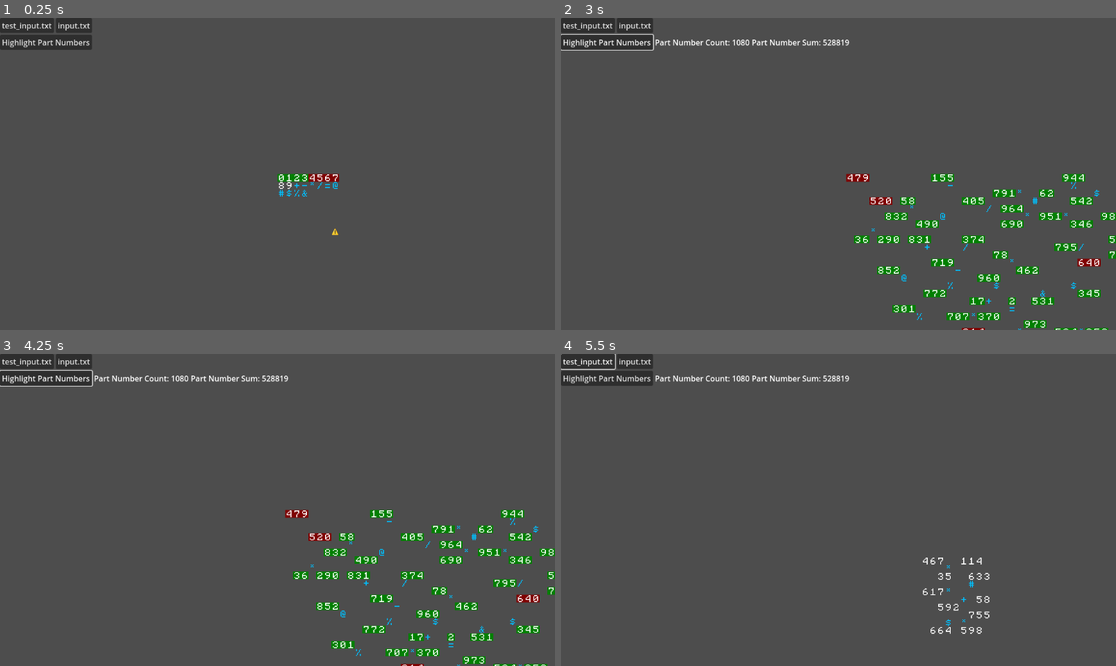
Above: before the commit, frames 1-4 (two rows, left to right).
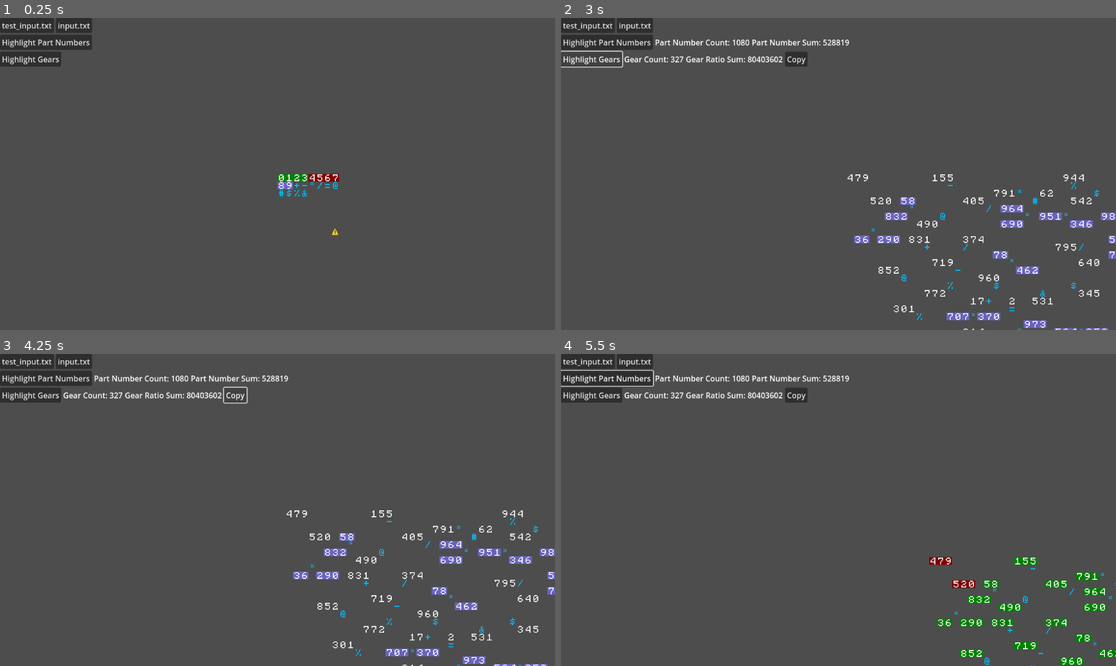
Above: after the commit, the same moments.

Repository: andrejp88/advent-of-code-2023
Game: Godot game, scene res://src/day_3/day_3_part_1.tscn
Two runs of this game, one before a commit and one after it. Both use one fixed random seed, a clock stepped at 60 frames per second and the inputs below. The project has no main scene, so this scene is started directly.
Inputs (mouse positions are in pixels of both pictures, inside the frame that each line leads up to):
- Up to frame 1 (0.25 s): no input
- Up to frame 2 (3 s): click "test_input.txt" at 0.5 s; click "input.txt" at 1.25 s; click "Highlight Part Numbers" at 2 s; click (594, 58) at 2.75 s, where only the run after the commit has a clickable "Highlight Gears"
- Up to frame 3 (4.25 s): click (233, 394) at 3.5 s, where only the run after the commit has a clickable "Copy"
- Up to frame 4 (5.5 s): tap Enter at 4.25 s; move the mouse to (960, 494) at 4.27 s; hold Up (ui_up) 4.28-5 s; hold Shift 4.28-5 s; click (960, 494) at 4.42 s; tap Space at 5 s; drag from (727, 525) to (810, 572) at 5.02 s

The runs differ from the first frame. In frame 1, 0.5% of the frame differs, in the area x 0-53%, y 10-56%; in frame 2, 3.9%; in frame 3, 4.1%, in the area x 0-100%, y 5-100%; in frame 4, 3.3%.

Commit message:
Day 3, Part 2

Diff:
--- a/src/day_3/day_3_part_1.gd
+++ b/src/day_3/day_3_part_1.gd
@@ -57,6 +57,10 @@
 		return -100000
 
 
+func clear_highlights() -> void:
+	tilemap.clear_layer(0)
+
+
 func highlight_all_numbers() -> void:
 	for tile_coords: Vector2i in tilemap.get_used_cells(1):
 		var tile_atlas_coords := tilemap.get_cell_atlas_coords(1, tile_coords)
@@ -75,6 +79,79 @@
 					flood_fill(neighbour, Vector2(4, 7), already_visited)
 
 
+func highlight_gears() -> Array:
+
+	var gears: Array = []
+
+	for tile_coords: Vector2i in tilemap.get_used_cells(1):
+
+		var tile_atlas_coords := tilemap.get_cell_atlas_coords(1, tile_coords)
+
+		if tile_atlas_coords == Vector2i(4, 1):
+			var already_visited := {tile_coords: true}
+			var neighbours := get_surrounding_cells_with_corners(tile_coords)
+			var numeric_neighbours: Array[Vector2i] = []
+			var distinct_part_neighbour_count := 0
+
+			for neighbour: Vector2i in neighbours:
+				var neighbour_atlas_coords := tilemap.get_cell_atlas_coords(1, neighbour)
+				if is_number_cell(neighbour_atlas_coords):
+					numeric_neighbours.push_back(neighbour)
+					var already_considered := false
+
+					for numeric_neighbour in numeric_neighbours:
+						if (
+							neighbour == numeric_neighbour + Vector2i(1, 0) or
+							neighbour == numeric_neighbour - Vector2i(1, 0)
+						):
+							already_considered = true
+
+					if not already_considered:
+						distinct_part_neighbour_count += 1
+
+			if distinct_part_neighbour_count == 2:
+				var this_gear: Array[int] = []
+				for neighbour: Vector2i in neighbours:
+					var neighbour_atlas_coords := tilemap.get_cell_atlas_coords(1, neighbour)
+					if not (neighbour in already_visited) and is_number_cell(neighbour_atlas_coords):
+						flood_fill(neighbour, Vector2(3, 7), already_visited)
+						this_gear.push_back(parse_part_number(neighbour))
+
+				gears.push_back(this_gear)
+
+	return gears
+
+
+func parse_part_number(tile_coords: Vector2i) -> int:
+	var part_number_start_x_offset := 0
+	while true:
+		var left_tile_coords := tile_coords + Vector2i(part_number_start_x_offset - 1, 0)
+		var left_tile_atlas_coords := tilemap.get_cell_atlas_coords(0, left_tile_coords)
+		if left_tile_atlas_coords == Vector2i(3, 7):
+			part_number_start_x_offset -= 1
+		else:
+			break
+
+	var part_number_start_coord := tile_coords + Vector2i(part_number_start_x_offset, 0)
+	var part_number_start_atlas_coord := tilemap.get_cell_atlas_coords(1, part_number_start_coord)
+	var this_number := get_digit(part_number_start_atlas_coord)
+	var i := 1
+
+	while true:
+		var next_tile_coords := part_number_start_coord + Vector2i(i, 0)
+		var next_tile_atlas_coords := tilemap.get_cell_atlas_coords(1, next_tile_coords)
+
+		if not is_number_cell(next_tile_atlas_coords):
+			break
+
+		this_number *= 10
+		this_number += get_digit(next_tile_atlas_coords)
+
+		i += 1
+
+	return this_number
+
+
 func get_part_numbers() -> Array[int]:
 	var part_numbers: Array[int] = []
 
@@ -87,9 +164,7 @@
 			# If it's the left-most number cell, parse the number, else we have already parsed it probably
 			var left_cell_coords := tile_coords - Vector2i(1, 0)
 			var left_cell_atlas_coords := tilemap.get_cell_atlas_coords(1, left_cell_coords)
-			var left_cell_data := tilemap.get_cell_tile_data(1, left_cell_coords)
-
-			#if left_cell_data == null or not is_number_cell(left_cell_coords):
+
 			if is_number_cell(left_cell_atlas_coords):
 				continue
 
@@ -189,14 +264,27 @@
 
 
 func _on_use_test_input_pressed() -> void:
+	$CanvasLayer/VBoxContainer/HBoxContainer2/NumPartNumbers.text = ""
+	$CanvasLayer/VBoxContainer/HBoxContainer2/PartNumberSum.text = ""
+	$CanvasLayer/VBoxContainer/HBoxContainer3/NumGears.text = ""
+	$CanvasLayer/VBoxContainer/HBoxContainer3/GearRatioSum.text = ""
+	$CanvasLayer/VBoxContainer/HBoxContainer3/CopyGearRatioSum.visible = false
+
 	repopulate_tilemap("res://src/day_3/test_input.txt")
 
 
 func _on_use_real_input_pressed() -> void:
+	$CanvasLayer/VBoxContainer/HBoxContainer2/NumPartNumbers.text = ""
+	$CanvasLayer/VBoxContainer/HBoxContainer2/PartNumberSum.text = ""
+	$CanvasLayer/VBoxContainer/HBoxContainer3/NumGears.text = ""
+	$CanvasLayer/VBoxContainer/HBoxContainer3/GearRatioSum.text = ""
+	$CanvasLayer/VBoxContainer/HBoxContainer3/CopyGearRatioSum.visible = false
+
 	repopulate_tilemap("res://src/day_3/input.txt")
 
 
 func _on_highlight_part_numbers_button_pressed() -> void:
+	clear_highlights()
 	highlight_all_numbers()
 	highlight_part_numbers()
 
@@ -205,3 +293,27 @@
 
 	var part_number_sum := part_numbers.reduce(func(acc: int, e: int) -> int: return acc + e) as int
 	$CanvasLayer/VBoxContainer/HBoxContainer2/PartNumberSum.text = "Part Number Sum: %d" % part_number_sum
+
+
+func _on_highlight_gears_pressed() -> void:
+	clear_highlights()
+
+	var gear_ratios := highlight_gears()
+	$CanvasLayer/VBoxContainer/HBoxContainer3/NumGears.text = "Gear Count: %d" % gear_ratios.size()
+
+	var gear_ratio_sum := gear_ratios.reduce(
+		func(acc: int, e: Array[int]) -> int:
+			print(acc, ", ", e[0], " * ", e[1])
+			return acc + (e[0] * e[1]),
+		0
+	) as int
+	$CanvasLayer/VBoxContainer/HBoxContainer3/GearRatioSum.text = "Gear Ratio Sum: %d" % gear_ratio_sum
+
+	$CanvasLayer/VBoxContainer/HBoxContainer3/CopyGearRatioSum.visible = true
+
+
+func _on_copy_gear_ratio_sum_pressed() -> void:
+	var regex := RegEx.new()
+	regex.compile(r"\d+$")
+	var result := regex.search($CanvasLayer/VBoxContainer/HBoxContainer3/GearRatioSum.text).get_string()
+	DisplayServer.clipboard_set(result)
--- a/src/day_3/day_3_part_1.tscn
+++ b/src/day_3/day_3_part_1.tscn
@@ -10,7 +10,7 @@
 tile_set = ExtResource("2_22obh")
 format = 2
 layer_0/name = "highlight"
-layer_0/tile_data = PackedInt32Array(4, 327681, 7, 5, 327681, 7, 6, 327681, 7, 7, 327681, 7, 0, 262145, 7, 1, 262145, 7, 2, 262145, 7, 3, 262145, 7)
+layer_0/tile_data = PackedInt32Array(4, 327681, 7, 5, 327681, 7, 6, 327681, 7, 7, 327681, 7, 0, 262145, 7, 1, 262145, 7, 2, 262145, 7, 3, 262145, 7, 65536, 196609, 7, 65537, 196609, 7)
 layer_1/name = "data"
 layer_1/tile_data = PackedInt32Array(0, 1, 0, 65536, 1, 1, 131072, 1, 2, 1, 65537, 0, 65537, 65537, 1, 131073, 65537, 2 …(250 unchanged characters)…
 
@@ -46,6 +46,26 @@
 [node name="PartNumberSum" type="Label" parent="CanvasLayer/VBoxContainer/HBoxContainer2"]
 layout_mode = 2
 
+[node name="HBoxContainer3" type="HBoxContainer" parent="CanvasLayer/VBoxContainer"]
+layout_mode = 2
+
+[node name="HighlightGears" type="Button" parent="CanvasLayer/VBoxContainer/HBoxContainer3"]
+layout_mode = 2
+text = "Highlight Gears"
+
+[node name="NumGears" type="Label" parent="CanvasLayer/VBoxContainer/HBoxContainer3"]
+layout_mode = 2
+
+[node name="GearRatioSum" type="Label" parent="CanvasLayer/VBoxContainer/HBoxContainer3"]
+layout_mode = 2
+
+[node name="CopyGearRatioSum" type="Button" parent="CanvasLayer/VBoxContainer/HBoxContainer3"]
+visible = false
+layout_mode = 2
+text = "Copy"
+
 [connection signal="pressed" from="CanvasLayer/VBoxContainer/HBoxContainer/UseTestInput" to="." method="_on_use_test_input_pressed"]
 [connection signal="pressed" from="CanvasLayer/VBoxContainer/HBoxContainer/UseRealInput" to="." method="_on_use_real_input_pressed"]
 [connection signal="pressed" from="CanvasLayer/VBoxContainer/HBoxContainer2/HighlightPartNumbersButton" to="." method="_on_highlight_part_numbers_button_pressed"]
+[connection signal="pressed" from="CanvasLayer/VBoxContainer/HBoxContainer3/HighlightGears" to="." method="_on_highlight_gears_pressed"]
+[connection signal="pressed" from="CanvasLayer/VBoxContainer/HBoxContainer3/CopyGearRatioSum" to="." method="_on_copy_gear_ratio_sum_pressed"]
--- a/src/day_3/tileset.tres
+++ b/src/day_3/tileset.tres
@@ -29,6 +29,7 @@
 7:7/0 = 0
 5:7/0 = 0
 4:7/0 = 0
+3:7/0 = 0
 
 [resource]
 sources/1 = SubResource("TileSetAtlasSource_chc8h")
Binary file changed: src/day_3/tileset.png
Not shown, changed: src/day_3/tileset.xcf
